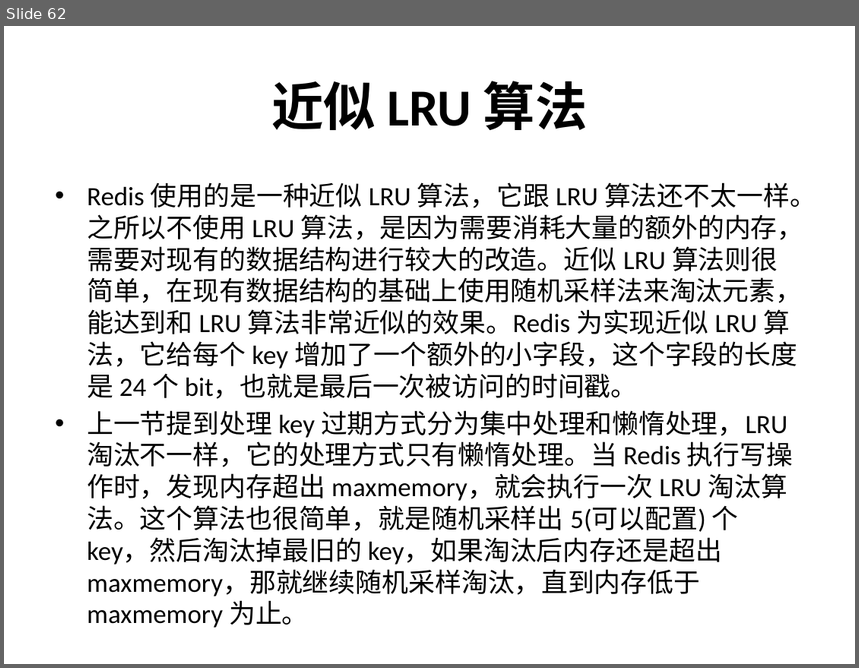
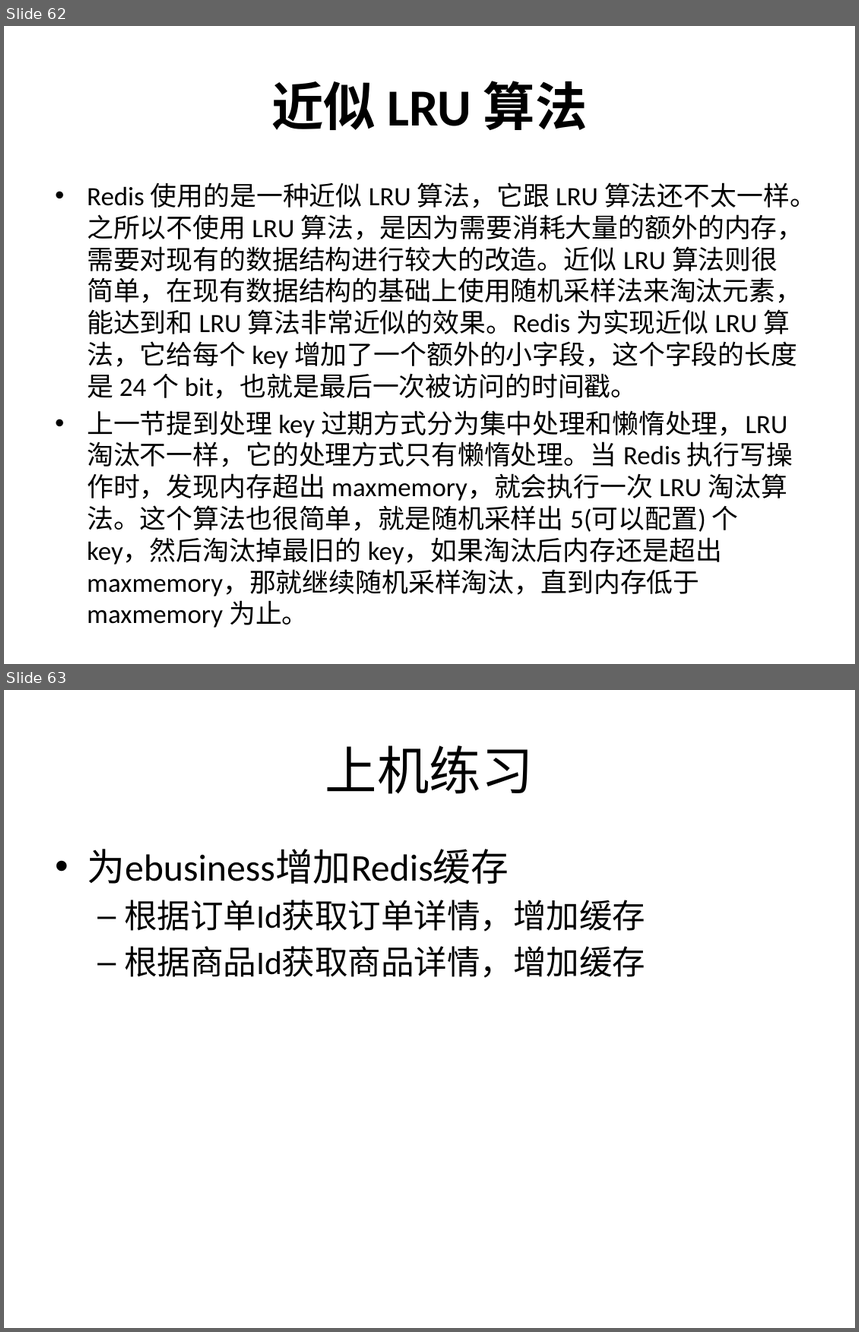
Before and after one commit to airuitian/MicroService, a slide deck: middlerware/Redis介绍及实战.pptx. Shown one above the other, each under a label of ours: slide 62 before the commit, slides 62 and 63 after it. The pictures are 859x668 and 859x1332 pixels, drawn with LibreOffice and Linux fonts; fonts in the diff are those of the drawing. Boxes give left, top, right and bottom in pixels: in the first picture for what was removed or moved away, otherwise in the second. Text is boxed around its words. In the diff, an @@ line names an element or a change of style, - is before the commit and + after.

```diff
--- a/middlerware/Redis介绍及实战.pptx
+++ b/middlerware/Redis介绍及实战.pptx
@@ slide 63 added at box(4, 690, 855, 1328), background #FFFFFF @@
@@ title added at box(325, 745, 534, 794), 44 pt, text #000000 @@
+上机练习
@@ text added at box(87, 849, 645, 978), 28 pt, text #000000 @@
+• 为ebusiness增加Redis缓存
+  – 根据订单Id获取订单详情，增加缓存
+  – 根据商品Id获取商品详情，增加缓存
```
Also in this commit, not shown: 8 other slides added.
